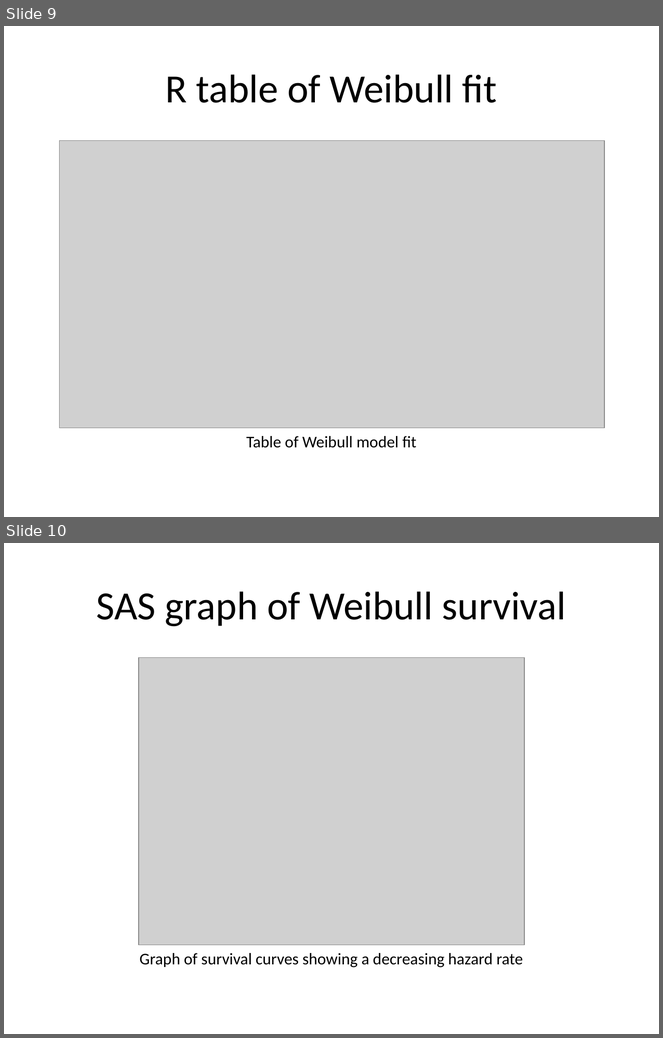
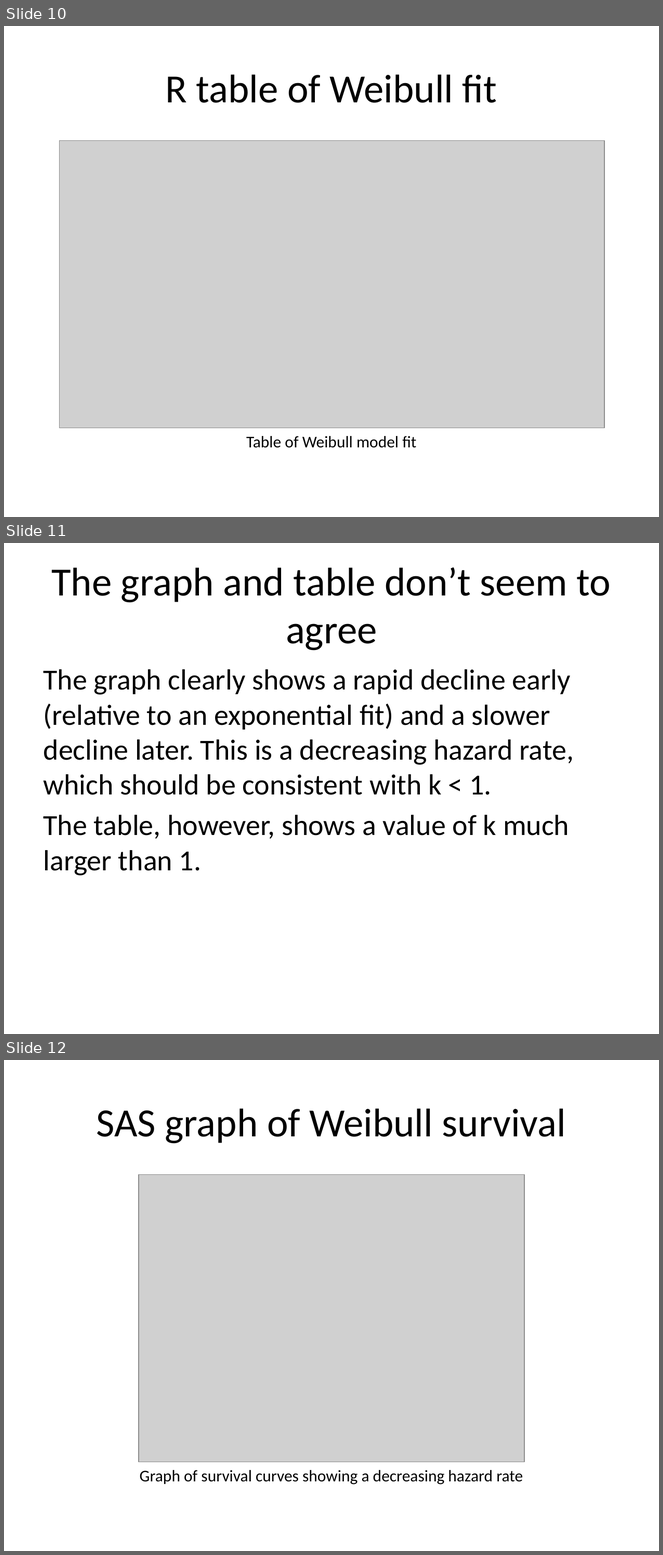
Before and after one commit to pmean/survival-lecture5, a slide deck: r/correction.pptx. Shown one above the other, each under a label of ours: slides 9 and 10 before the commit, slides 10, 11 and 12 after it. The pictures are 663x1038 and 663x1555 pixels, drawn with LibreOffice and Linux fonts; fonts in the diff are those of the drawing; grey boxes stand for pictures. Boxes give left, top, right and bottom in pixels: in the first picture for what was removed or moved away, otherwise in the second. Text is boxed around its words. In the diff, an @@ line names an element or a change of style, - is before the commit and + after.

```diff
--- a/r/correction.pptx
+++ b/r/correction.pptx
@@ slide 11 added at (x1=4, y1=543, x2=659, y2=1034), background #FFFFFF @@
@@ title added at (x1=51, y1=567, x2=611, y2=651), 44 pt, text #000000 @@
+The graph and table don’t seem to agree
@@ text added at (x1=44, y1=669, x2=574, y2=876), 32 pt, text #000000 @@
+The graph clearly shows a rapid decline early (relative to an exponential fit) and a slower decline later. This is a decreasing hazard rate, which should be consistent with k < 1.
+The table, however, shows a value of k much larger than 1.
@@ what was slide 9 is now slide 10 @@
@@ what was slide 10 is now slide 12 @@
```
Also in this commit, not shown: 5 other slides added, 2 other files.
